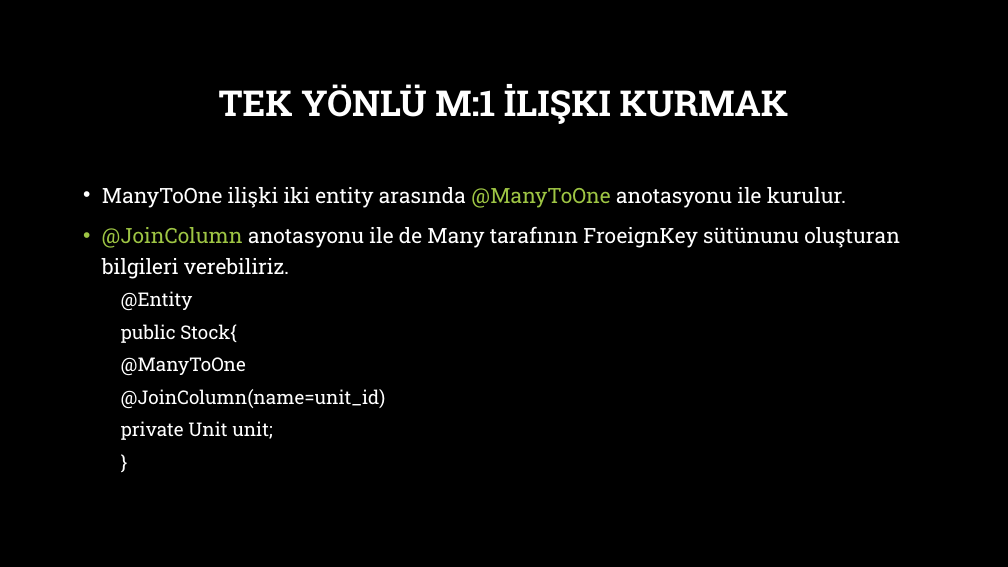
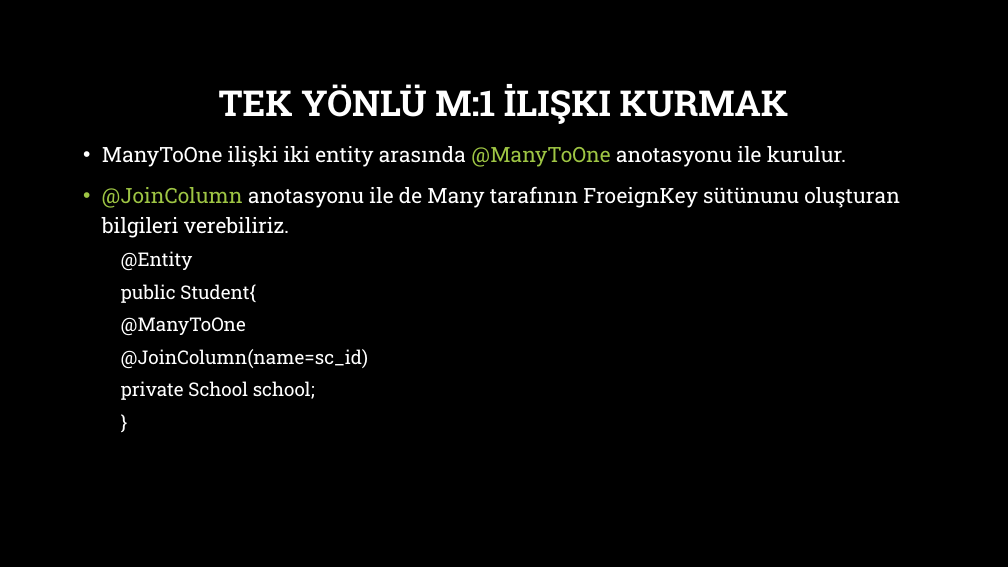
Before and after one commit to burakduman-bilgeadam/sunum, a slide deck: slide 48 of Spring/7-spring-data-jpa-hibernate.pptx (slide 46 before the commit). Drawn at 1008x567 pixels with LibreOffice and Linux fonts; fonts in the diff are those of the drawing; background and template pictures are left out. Boxes give left, top, right and bottom in pixels: in the first picture for what was removed or moved away, otherwise in the second. Text is boxed around its words. In the diff, an @@ line names an element or a change of style, - is before the commit and + after.

```diff
--- a/Spring/7-spring-data-jpa-hibernate.pptx
+++ b/Spring/7-spring-data-jpa-hibernate.pptx
@@ text "ManyToOne ilişki iki entity arasında ...": place and size @@
-text "ManyToOne ilişki iki entity arasında ..." at box(102, 187, 900, 440)
+text "ManyToOne ilişki iki entity arasında ..." at box(102, 146, 900, 400)
@@ text at box(121, 284, 256, 303): text changed @@
-  public Stock{
+  public Student{
@@ text at box(121, 349, 368, 400): text changed @@
-  @JoinColumn(name=unit_id)
-  private Unit unit;
+  @JoinColumn(name=sc_id)
+  private School school;
```
Also in this commit, not shown: 9 other slides changed, 4 slides added.
